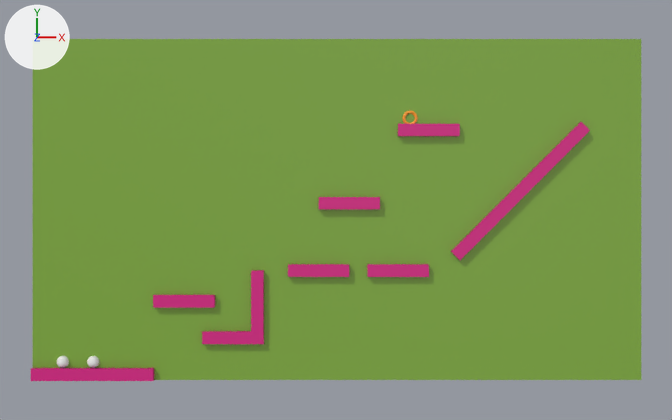
What one commit did to the Blender file scenes/slinky.blend.
Rendered twice from a 50 mm camera at (-0.2, -0.1, 153.3) aimed at (-0.2, -0.1, 0.0). Every picture has the same lights, and +X, +Y and +Z are marked at upper left.

The older version as bpy lines, for what is in view:
```python
ob_background = bpy.data.objects.new('Background', me_plane)
ob_background.location = (0.0, 0.0, 0.0)
ob_background.scale = (50.0, 28.0, 1.0)
ob_platform1 = bpy.data.objects.new('Platform1', me_cube_001)
ob_platform1.location = (-40.0, -27.0, 0.0)
ob_platform1.scale = (10.0, 1.0, 1.0)
ob_platform2 = bpy.data.objects.new('Platform2', me_cube_002)
ob_platform2.location = (-25.0, -15.0, 0.0)
ob_platform2.scale = (5.0, 1.0, 1.0)
ob_platform3 = bpy.data.objects.new('Platform3', me_cube_003)
ob_platform3.location = (-17.0, -21.0, 0.0)
ob_platform3.scale = (5.0, 1.0, 1.0)
ob_platform4 = bpy.data.objects.new('Platform4', me_cube_004)
ob_platform4.location = (-13.0, -15.0, 0.0)
ob_platform4.rotation_euler = (0.0, 0.0, -1.571)  # degrees (0, 0, -90)
ob_platform4.scale = (5.0, 1.0, 1.0)
ob_platform5 = bpy.data.objects.new('Platform5', me_cube_005)
ob_platform5.location = (-3.0, -10.0, 0.0)
ob_platform5.scale = (5.0, 1.0, 1.0)
ob_platform6 = bpy.data.objects.new('Platform6', me_cube_007)
ob_platform6.location = (2.0, 1.0, 0.0)
ob_platform6.scale = (5.0, 1.0, 1.0)
ob_platform7 = bpy.data.objects.new('Platform7', me_cube_006)
ob_platform7.location = (10.0, -10.0, 0.0)
ob_platform7.scale = (5.0, 1.0, 1.0)
ob_platform8 = bpy.data.objects.new('Platform8', me_cube_009)
ob_platform8.location = (30.0, 3.0, 0.0)
ob_platform8.rotation_euler = (0.0, 0.0, 0.785)  # degrees (0, 0, 45)
ob_platform8.scale = (15.0, 1.0, 1.0)
```
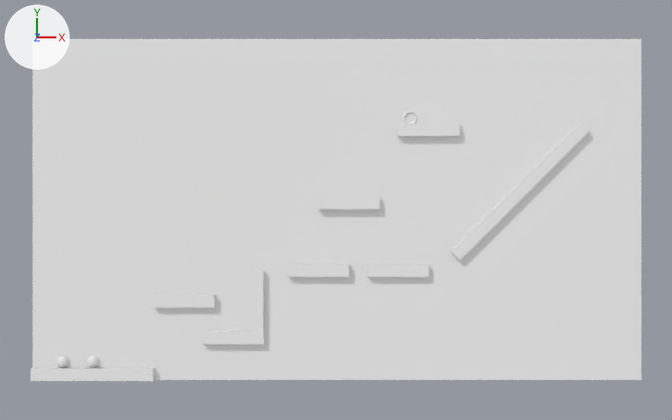
Location of each change, (x1, y1, x2, y2) in pixels of the pictures (672 x 420 px):
'Background', recoloured (green to white): (33, 39, 641, 380) in both
'Platform8', recoloured (pink to white): (451, 122, 590, 260) in both
'Platform1', recoloured (pink to white): (31, 368, 154, 381) in both
'Platform7', recoloured (pink to white): (367, 264, 429, 277) in both
'Platform2', recoloured (pink to white): (153, 295, 215, 308) in both
'Platform4', recoloured (pink to white): (251, 270, 264, 332) in both
'Platform5', recoloured (pink to white): (288, 264, 349, 277) in both
'Platform3', recoloured (pink to white): (202, 331, 264, 344) in both
'Platform9', recoloured (pink to white): (398, 124, 460, 136) in both
'Platform6', recoloured (pink to white): (319, 197, 380, 209) in both

The change, as a diff of the scene's bpy script:
```diff
--- a/scenes/slinky.blend.py
+++ b/scenes/slinky.blend.py
@@ me_plane @@
 me_plane.from_pydata(...)  # 4 vertices, 1 face; spans x -1.0..1.0, y -1.0..1.0, z 0.0
-me_plane.materials.append(mat_backgroundcolor)  # green #77a232
@@ me_cube_001 @@
 me_cube_001.from_pydata(...)  # 8 vertices, 6 faces; spans x -1.0..1.0, y -1.0..1.0, z -1.0..1.0
-me_cube_001.materials.append(mat_platform)  # pink #ce007c
@@ me_cube_002 @@
 me_cube_002.from_pydata(...)  # 8 vertices, 6 faces; spans x -1.0..1.0, y -1.0..1.0, z -1.0..1.0
-me_cube_002.materials.append(mat_platform)  # pink #ce007c
@@ me_cube_003 @@
 me_cube_003.from_pydata(...)  # 8 vertices, 6 faces; spans x -1.0..1.0, y -1.0..1.0, z -1.0..1.0
-me_cube_003.materials.append(mat_platform)  # pink #ce007c
@@ me_cube_004 @@
 me_cube_004.from_pydata(...)  # 8 vertices, 6 faces; spans x -1.0..1.0, y -1.0..1.0, z -1.0..1.0
-me_cube_004.materials.append(mat_platform)  # pink #ce007c
@@ me_cube_005 @@
 me_cube_005.from_pydata(...)  # 8 vertices, 6 faces; spans x -1.0..1.0, y -1.0..1.0, z -1.0..1.0
-me_cube_005.materials.append(mat_platform)  # pink #ce007c
@@ me_cube_006 @@
 me_cube_006.from_pydata(...)  # 8 vertices, 6 faces; spans x -1.0..1.0, y -1.0..1.0, z -1.0..1.0
-me_cube_006.materials.append(mat_platform)  # pink #ce007c
@@ me_cube_007 @@
 me_cube_007.from_pydata(...)  # 8 vertices, 6 faces; spans x -1.0..1.0, y -1.0..1.0, z -1.0..1.0
-me_cube_007.materials.append(mat_platform)  # pink #ce007c
@@ me_cube_009 @@
 me_cube_009.from_pydata(...)  # 8 vertices, 6 faces; spans x -1.0..1.0, y -1.0..1.0, z -1.0..1.0
-me_cube_009.materials.append(mat_platform)  # pink #ce007c
@@ me_cube_010 @@
 me_cube_010.from_pydata(...)  # 8 vertices, 6 faces; spans x -1.0..1.0, y -1.0..1.0, z -1.0..1.0
-me_cube_010.materials.append(mat_platform)  # pink #ce007c
```
